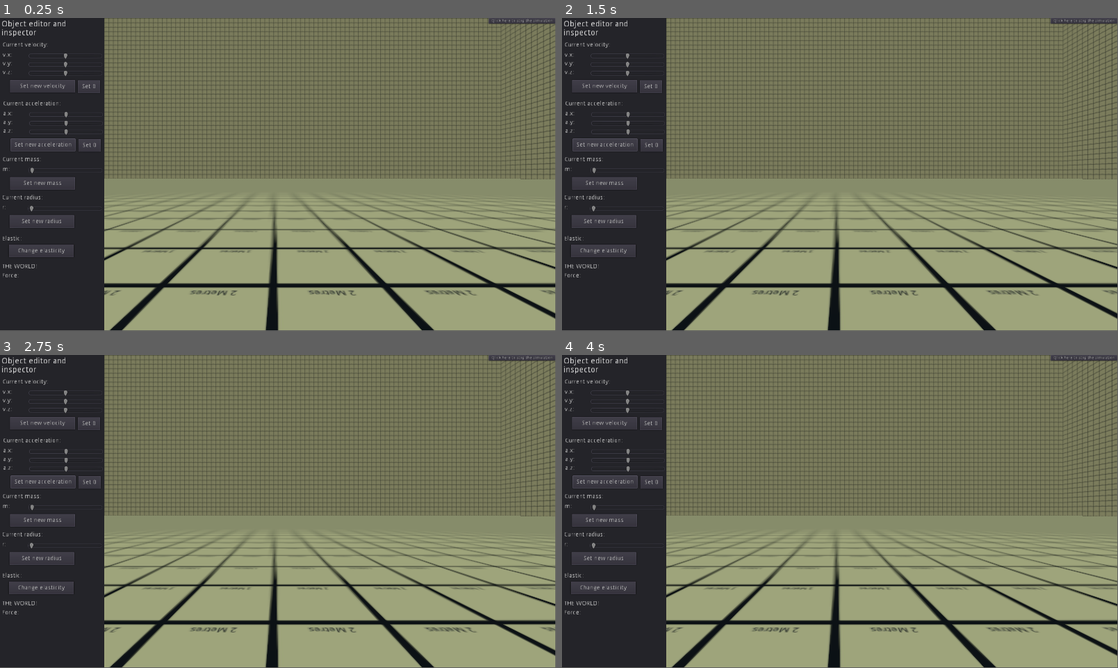
Above: before the commit, frames 1-4 (two rows, left to right).
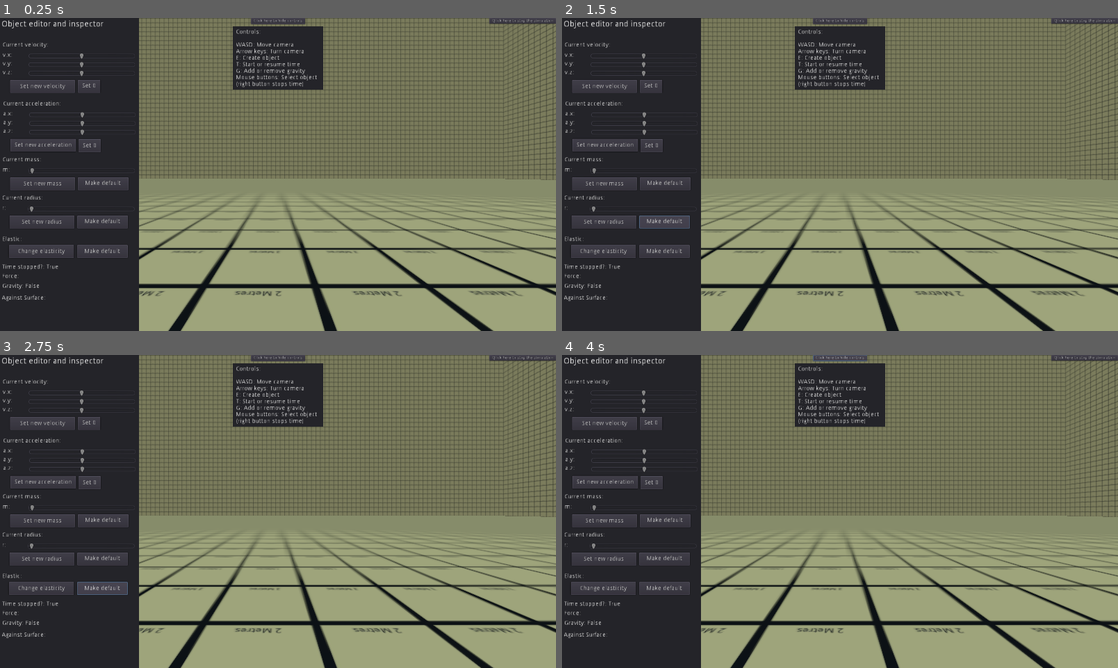
Above: after the commit, the same moments.

Repository: IvoMiricRibeiro/MaturaArbeit
Game: Godot game, scene res://Spatial.tscn
Same seed, same stepped clock (60 frames per second), same inputs: the game is played once before the commit and once after it.
Inputs (mouse positions are in pixels of both pictures, inside the frame that each line leads up to):
- Up to frame 1 (0.25 s): no input
- Up to frame 2 (1.5 s): click (667, 183) at 0.5 s, where only the run after the commit has a clickable "Make default"; click (662, 221) at 1.25 s, where only the run after the commit has a clickable "Make default"
- Up to frame 3 (2.75 s): click (100, 586) at 2 s, where only the run after the commit has a clickable "Make default"
- Up to frame 4 (4 s): click (840, 358) at 2.75 s, where only the run after the commit has a clickable "Click here to hide controls"; click (840, 358) at 3.5 s, where only the run after the commit has a clickable "Click here to show controls"
In our replay, the window is 799x449 before the commit and 800x450 after it. These sizes can differ from the game's own. Grey fills any space a smaller window leaves; there, only what the larger window draws over its background counts as a difference.

The runs differ from the first frame. In frame 1, 23% of the frame differs, in the area x 0-100%, y 0-100%; in frame 2, 23%; in frame 3, 23%; in frame 4, 23%.
Error after the commit: Invalid get index 'Elastic' (on base: 'Nil'). (res://UIScript.gd:114)

Commit message:
Big commit before breaking the whole program

Diff:
--- a/Version 2/Body.gd
+++ b/Version 2/Body.gd
@@ -6,11 +6,15 @@
 var Friction = 0.2
 var Elastic = false
 
+var Radius = 1
+
 var OuterForces = [] #List with the force of gravity and forces of other objects
 var InnerForce = Vector3() #Force calculated with the "real" acceleration
 var ResForce = Vector3() #Sum of all forces
 var NormalForce = Vector3()
 var FricForce = Vector3()
+
+var AgainstSurface = [false, false, false] setget ASurfSet, ASurfGet
 
 var CollidedOnce = false setget CollideSet , CollideGet
 
@@ -39,6 +43,14 @@
 func CollideGet():
 	return CollidedOnce
 
+func ASurfSet(param):
+	AgainstSurface = param
+func ASurfGet():
+	return AgainstSurface
+
+func _ready():
+	scale = Vector3(Radius, Radius, Radius)
+
 func _process(delta):
 	if Controler.SelectedBody == self:
 		CMesh.material.next_pass.set_shader_param("border_width", 0.1) #Nicely taken from the 3.5 docs
@@ -52,17 +64,20 @@
 		#Acceleration, gravity, and forces
 		if canaccelerate == true:
 			VSet(VGet()+(AGet()/60)) #Problem: v not 0 when against the floor or walls
+		InnerForce = AGet()*Mass
 		if Controler.GravityExists == true:
 			if canaccelerate == true:
 				VSet(VGet()+(Vector3(0, -9.81, 0)/60))
-				OuterForces.append(Vector3(0, -9.81, 0)*Mass)
-
-		InnerForce = AGet()*Mass
-		for j in OuterForces.size():
-			ResForce += OuterForces[j]
+				InnerForce += Vector3(0,-9.81,0)*Mass
+				#OuterForces.append(Vector3(0, -9.81, 0)*Mass)
+		ResForce = InnerForce-FricForce
+		#InnerForce = AGet()*Mass
+		#for j in OuterForces.size():
+		#	ResForce += OuterForces[j]
 
 		move_and_slide(self.VGet())
-		#$CollisionShape.scale = Vector3(1, 1, 1)
+
+		AgainstSurface = [false, false, false]
 
 		#Collisions
 		for index in get_slide_count():
@@ -87,11 +102,15 @@
 				#Inelastic collisions here
 				elif Elastic == false and body.Elastic == false:
 					var Vn = ((M1*V1)+(M2*V2))/(M1+M2)
+					#var maz = [false, false, false]
+					if AgainstSurface != body.AgainstSurface:
+						if AgainstSurface > body.AgainstSurface:
+							body.ASurfSet(AgainstSurface)
+						else:
+							ASurfSet(body.AgainstSurface)
+
 					VSet(Vn)
 					body.VSet(Vn)
-					#SET INNER FORCE FOR OTHER BODY?s
-					#inelastic_deform(Vn)
-					#body.inelastic_deform(Vn)
 				else:
 					var V1n = V1-(((2*M2)/(M1+M2))*(((Vector3(V1-V2).dot(PD1))/(PD1.length()*PD1.length()))*PD1))
 					var V2n = V2-(((2*M1)/(M1+M2))*(((Vector3(V2-V1).dot(PD2))/(PD2.length()*PD2.length()))*PD2))
@@ -107,21 +126,26 @@
 						1:
 							if (d.x < 0 and V.x > 0) or (d.x > 0 and V.x < 0):
 								VSet(Vector3(0, V.y, V.z))
+								AgainstSurface[0] = true
 								NormalForce = Vector3(AGet().x, 0, 0)*Mass
 						2:
 							if (d.y < 0 and V.y > 0) or (d.y > 0 and V.y < 0):
 								VSet(Vector3(V.x, 0, V.z))
+								AgainstSurface[1] = true
 								NormalForce = Vector3(0, AGet().y, 0)*Mass
-								if Controler.GravityExists == true:
+								if Controler.GravityExists == true and d.y > 0:
 									NormalForce += Vector3(0, Mass*9.81,0)
 						4:
 							if (d.z < 0 and V.z > 0) or (d.z > 0 and V.z < 0):
 								VSet(Vector3(V.x, V.y, 0))
+								AgainstSurface[2] = true
 								NormalForce = Vector3(0, 0, AGet().z)*Mass
-
 					FricForce = (VGet().normalized()*NormalForce.length()*Friction)
-					VSet(VGet()-FricForce/(Mass*60))
-
+					var Vn = (FricForce/(Mass*60))
+					if VGet().length()-Vn.length() < 0:
+						VSet(Vector3())
+					else:
+						VSet(VGet()-(FricForce/(Mass*60)))
 				if Elastic == true:
 					match body.collision_layer:
 						1:
@@ -130,21 +154,23 @@
 							VSet(Vector3(V.x, -V.y, V.z))
 						4:
 							VSet(Vector3(V.x, V.y, -V.z))
-				#break - might needsto be here because the for loop might reset for unknown reasons
-
-		ResForce += InnerForce-FricForce
+		var Vna = VGet()
+		for sid in AgainstSurface.size():
+			if AgainstSurface[sid] == true:
+				Vna[sid] = 0
+		VSet(Vna)
 
 		CollideSet(false)
 		OuterForces = []
 		NormalForce = Vector3()
-		#CollideSet(false)
 		canaccelerate = true
 
-#From https://www.youtube.com/watch?v=U5qGj8qt7VU
+
 func inelastic_deform(speed):
 	var rad = pow(0.98, speed.length())
 	$CollisionShape.scale = Vector3(rad, rad, rad)
 
+#From https://www.youtube.com/watch?v=U5qGj8qt7VU
 func _on_Sphere_input_event(camera, event, position, normal, shape_idx):
 	if event is InputEventMouseButton:
 		if event.button_index == BUTTON_LEFT and event.pressed == true:
--- a/Version 2/ControlScript.gd
+++ b/Version 2/ControlScript.gd
@@ -5,6 +5,10 @@
 var SelectedBody
 var TimeStopped = true
 var GravityExists = false
+
+var DefaultElas = false
+var DefaultRad = 1
+var DefaultMass = 1
 
 func _physics_process(delta):
 	if Input.is_action_just_pressed("letter_e"):
@@ -23,4 +27,7 @@
 func create():
 	var sphereinstance = sphere.instance()
 	sphereinstance.translation = Vector3(camera.translation.x, camera.translation.y-1.5, camera.translation.z)
+	sphereinstance.Elastic = DefaultElas
+	sphereinstance.Radius = DefaultRad
+	sphereinstance.Mass = DefaultMass
 	add_child(sphereinstance)
--- a/Version 2/Spatial.tscn
+++ b/Version 2/Spatial.tscn
@@ -20,6 +20,7 @@
 script = ExtResource( 1 )
 
 [node name="Camera" type="Camera" parent="CameraBody"]
+transform = Transform( 1, 0, 0, 0, 1, 0, 0, 0, 1, -0.75, 0, 0 )
 far = 300.0
 
 [node name="Control" type="Control" parent="."]
@@ -33,13 +34,13 @@
 script = ExtResource( 3 )
 
 [node name="Panel" type="Panel" parent="Control/UI"]
-margin_right = 360.0
+margin_right = 480.0
 margin_bottom = 1080.0
 
 [node name="Title" type="RichTextLabel" parent="Control/UI"]
 margin_left = 5.0
 margin_top = 8.0
-margin_right = 176.0
+margin_right = 236.0
 margin_bottom = 41.0
 rect_scale = Vector2( 2, 2 )
 text = "Object editor and inspector"
@@ -47,15 +48,15 @@
 [node name="Velocity" type="RichTextLabel" parent="Control/UI"]
 margin_left = 9.0
 margin_top = 83.0
-margin_right = 244.0
-margin_bottom = 210.0
+margin_right = 318.0
+margin_bottom = 200.0
 rect_scale = Vector2( 1.5, 1.5 )
 text = "Current velocity:"
 
 [node name="VxSlide" type="HSlider" parent="Control/UI/Velocity"]
 margin_left = 60.0
 margin_top = 15.0
-margin_right = 230.0
+margin_right = 305.0
 margin_bottom = 49.0
 min_value = -25.0
 max_value = 25.0
@@ -64,7 +65,7 @@
 [node name="VySlide" type="HSlider" parent="Control/UI/Velocity"]
 margin_left = 60.0
 margin_top = 35.0
-margin_right = 230.0
+margin_right = 305.0
 margin_bottom = 69.0
 min_value = -25.0
 max_value = 25.0
@@ -73,7 +74,7 @@
 [node name="VzSlide" type="HSlider" parent="Control/UI/Velocity"]
 margin_left = 60.0
 margin_top = 55.0
-margin_right = 230.0
+margin_right = 305.0
 margin_bottom = 89.0
 min_value = -25.0
 max_value = 25.0
@@ -105,16 +106,16 @@
 text = "Set new velocity"
 
 [node name="VSet0" type="Button" parent="Control/UI/Velocity"]
-margin_left = 173.0
-margin_top = 88.0
-margin_right = 225.0
-margin_bottom = 118.0
+margin_left = 173.333
+margin_top = 87.3333
+margin_right = 225.333
+margin_bottom = 117.333
 text = "Set 0"
 
 [node name="Acceleration" type="RichTextLabel" parent="Control/UI"]
 margin_left = 11.0
 margin_top = 286.0
-margin_right = 246.0
+margin_right = 319.0
 margin_bottom = 413.0
 rect_scale = Vector2( 1.5, 1.5 )
 text = "Current acceleration:"
@@ -122,7 +123,7 @@
 [node name="AxSlide" type="HSlider" parent="Control/UI/Acceleration"]
 margin_left = 60.0
 margin_top = 15.0
-margin_right = 230.0
+margin_right = 305.0
 margin_bottom = 49.0
 min_value = -25.0
 max_value = 25.0
@@ -131,7 +132,7 @@
 [node name="AySlide" type="HSlider" parent="Control/UI/Acceleration"]
 margin_left = 60.0
 margin_top = 35.0
-margin_right = 230.0
+margin_right = 305.0
 margin_bottom = 69.0
 min_value = -25.0
 max_value = 25.0
@@ -140,7 +141,7 @@
 [node name="AzSlide" type="HSlider" parent="Control/UI/Acceleration"]
 margin_left = 60.0
 margin_top = 55.0
-margin_right = 230.0
+margin_right = 305.0
 margin_bottom = 89.0
 min_value = -25.0
 max_value = 25.0
@@ -181,7 +182,7 @@
 [node name="Mass" type="RichTextLabel" parent="Control/UI"]
 margin_left = 9.0
 margin_top = 479.0
-margin_right = 244.0
+margin_right = 320.0
 margin_bottom = 606.0
 rect_scale = Vector2( 1.5, 1.5 )
 text = "Current mass:"
@@ -189,7 +190,7 @@
 [node name="MSlide" type="HSlider" parent="Control/UI/Mass"]
 margin_left = 60.0
 margin_top = 15.0
-margin_right = 230.0
+margin_right = 305.0
 margin_bottom = 49.0
 min_value = 0.01
 max_value = 40.0
@@ -209,10 +210,17 @@
 margin_bottom = 77.0
 text = "Set new mass"
 
+[node name="MDef" type="Button" parent="Control/UI/Mass"]
+margin_left = 172.667
+margin_top = 47.3333
+margin_right = 289.667
+margin_bottom = 77.3333
+text = "Make default"
+
 [node name="Radius" type="RichTextLabel" parent="Control/UI"]
 margin_left = 7.0
 margin_top = 611.0
-margin_right = 242.0
+margin_right = 316.0
 margin_bottom = 738.0
 rect_scale = Vector2( 1.5, 1.5 )
 text = "Current radius:"
@@ -220,7 +228,7 @@
 [node name="RSlide" type="HSlider" parent="Control/UI/Radius"]
 margin_left = 60.0
 margin_top = 15.0
-margin_right = 230.0
+margin_right = 305.0
 margin_bottom = 49.0
 min_value = 0.5
 max_value = 10.0
@@ -240,6 +248,13 @@
 margin_bottom = 77.0
 text = "Set new radius"
 
+[node name="RDef" type="Button" parent="Control/UI/Radius"]
+margin_left = 172.667
+margin_top = 47.3333
+margin_right = 289.667
+margin_bottom = 77.3333
+text = "Make default"
+
 [node name="Time" type="RichTextLabel" parent="Control/UI"]
 margin_left = 7.0
 margin_top = 849.0
@@ -248,10 +263,27 @@
 rect_scale = Vector2( 1.5, 1.5 )
 text = "THE WORLD!"
 
+[node name="Gravity" type="RichTextLabel" parent="Control/UI"]
+margin_left = 8.0
+margin_top = 915.0
+margin_right = 243.0
+margin_bottom = 948.0
+rect_scale = Vector2( 1.5, 1.5 )
+text = "Gravity:
+"
+
+[node name="Against" type="RichTextLabel" parent="Control/UI"]
+margin_left = 6.0
+margin_top = 956.0
+margin_right = 241.0
+margin_bottom = 989.0
+rect_scale = Vector2( 1.5, 1.5 )
+text = "Against Surface:"
+
 [node name="Elasticity" type="RichTextLabel" parent="Control/UI"]
 margin_left = 8.0
 margin_top = 753.0
-margin_right = 243.0
+margin_right = 309.0
 margin_bottom = 837.0
 rect_scale = Vector2( 1.5, 1.5 )
 text = "Elastic:"
@@ -263,6 +295,13 @@
 margin_bottom = 50.0
 text = "Change elasticity"
 
+[node name="EDef" type="Button" parent="Control/UI/Elasticity"]
+margin_left = 172.0
+margin_top = 20.0
+margin_right = 289.0
+margin_bottom = 50.0
+text = "Make default"
+
 [node name="Force" type="RichTextLabel" parent="Control/UI"]
 margin_left = 7.0
 margin_top = 881.0
@@ -277,6 +316,34 @@
 margin_bottom = 20.0
 text = "Qlick here to stop the simulation"
 
+[node name="Instructions" type="Button" parent="Control/UI"]
+margin_left = 867.0
+margin_right = 1054.0
+margin_bottom = 21.0
+text = "Click here to hide controls"
+
+[node name="Panel" type="Panel" parent="Control/UI/Instructions"]
+margin_left = -62.0
+margin_top = 28.0
+margin_right = 248.0
+margin_bottom = 248.0
+
+[node name="RichTextLabel" type="RichTextLabel" parent="Control/UI/Instructions/Panel"]
+margin_left = 10.0
+margin_top = 10.0
+margin_right = 230.0
+margin_bottom = 175.0
+rect_scale = Vector2( 1.5, 1.5 )
+text = "Controls:
+
+WASD: Move camera
+Arrow keys: Turn camera
+E: Create object
+T: Start or resume time
+G: Add or remove gravity
+Mouse buttons: Select object (right button stops time)
+"
+
 [node name="Floor" type="StaticBody" parent="."]
 transform = Transform( 100, 0, 0, 0, 1, 0, 0, 0, 100, 0, -1, 0 )
 collision_layer = 2
@@ -346,6 +413,10 @@
 [connection signal="pressed" from="Control/UI/Acceleration/ASet" to="Control/UI" method="_on_ASet_pressed"]
 [connection signal="pressed" from="Control/UI/Acceleration/ASet0" to="Control/UI" method="_on_ASet0_pressed"]
 [connection signal="pressed" from="Control/UI/Mass/MSet" to="Control/UI" method="_on_MSet_pressed"]
+[connection signal="pressed" from="Control/UI/Mass/MDef" to="Control/UI" method="_on_MDef_pressed"]
 [connection signal="pressed" from="Control/UI/Radius/RSet" to="Control/UI" method="_on_RSet_pressed"]
+[connection signal="pressed" from="Control/UI/Radius/RDef" to="Control/UI" method="_on_RDef_pressed"]
 [connection signal="pressed" from="Control/UI/Elasticity/ESet" to="Control/UI" method="_on_ESet_pressed"]
+[connection signal="pressed" from="Control/UI/Elasticity/EDef" to="Control/UI" method="_on_EDef_pressed"]
 [connection signal="pressed" from="Control/UI/Quit" to="Control/UI" method="_on_Quit_pressed"]
+[connection signal="pressed" from="Control/UI/Instructions" to="Control/UI" method="_on_Instructions_pressed"]
--- a/Version 2/UIScript.gd
+++ b/Version 2/UIScript.gd
@@ -36,30 +36,46 @@
 
 onready var Warudo = $Time
 
+onready var Rabbity = $Gravity
+
+onready var Instr = $Instructions
+
+#Debug
+onready var Again = $Against
+
 func _physics_process(delta):
 	Selected = get_parent().SelectedBody
+
+	Warudo.text = "Time stopped?: "+str(get_parent().TimeStopped)
+	Rabbity.text = "Gravity: "+str(get_parent().GravityExists)
+
+	if Instr.get_child(0).visible == true:
+			Instr.text = "Click here to hide controls"
+	if Instr.get_child(0).visible == false:
+			Instr.text = "Click here to show controls"
+
 	if Selected != null:
-		Vel.text = "Current velocity: "+str(Selected.Velocity)
+		Vel.text = "Current velocity: "+str(Selected.Velocity)+" m/s"
 		Vx.text = "v.x: "+str(VxS.value)
 		Vy.text = "v.y: "+str(VyS.value)
 		Vz.text = "v.z: "+str(VzS.value)
 
-		Acc.text = "Current acceleration: "+str(Selected.Acceleration)
+		Acc.text = "Current acceleration: "+str(Selected.Acceleration)+ " m/s²"
 		Ax.text = "a.x: "+str(AxS.value)
 		Ay.text = "a.y: "+str(AyS.value)
 		Az.text = "a.z: "+str(AzS.value)
 
-		F.text = "Applied resultant force: "+str(Selected.ResForce)
+		F.text = "Resultant force: "+str(Selected.ResForce)+ " N"
 
-		M.text = "Current mass: "+str(Selected.Mass)
+		M.text = "Current mass: "+str(Selected.Mass)+ " Kg"
 		MV.text = "m: "+str(MSl.value)
 
-		R.text = "Current radius: "+str(Selected.scale.x)
+		R.text = "Current radius: "+str(Selected.scale.x)+ " m"
 		RV.text = "r: "+str(RSl.value)
 
 		Elas.text = "Elastic?: "+str(Selected.Elastic)
 
-		Warudo.text = "Time stopped?: "+str(get_parent().TimeStopped)
+		Again.text = "Against: "+str(Selected.AgainstSurface)
 
 func _on_VSet_pressed():
 	Selected.VSet(Vector3(VxS.value, VyS.value, VzS.value))
@@ -82,11 +98,23 @@
 func _on_MSet_pressed():
 	Selected.MSet(MSl.value)
 
+func _on_MDef_pressed():
+	get_parent().DefaultMass = MSl.value
+
 func _on_RSet_pressed():
 	Selected.scale = Vector3(RSl.value, RSl.value, RSl.value)
+
+func _on_RDef_pressed():
+	get_parent().DefaultRad = RSl.value
 
 func _on_ESet_pressed():
 	Selected.Elastic = !Selected.Elastic
 
+func _on_EDef_pressed():
+	get_parent().DefaultElas = Selected.Elastic
+
 func _on_Quit_pressed():
 	get_tree().quit()
+
+func _on_Instructions_pressed():
+	Instr.get_child(0).visible = !Instr.get_child(0).visible
--- a/Version 2/project.godot
+++ b/Version 2/project.godot
@@ -20,6 +20,7 @@
 window/size/width=1920
 window/size/height=1080
 window/size/fullscreen=true
+window/stretch/mode="2d"
 
 [gui]
 
Not shown, added: Version 2/export_presets.cfg
